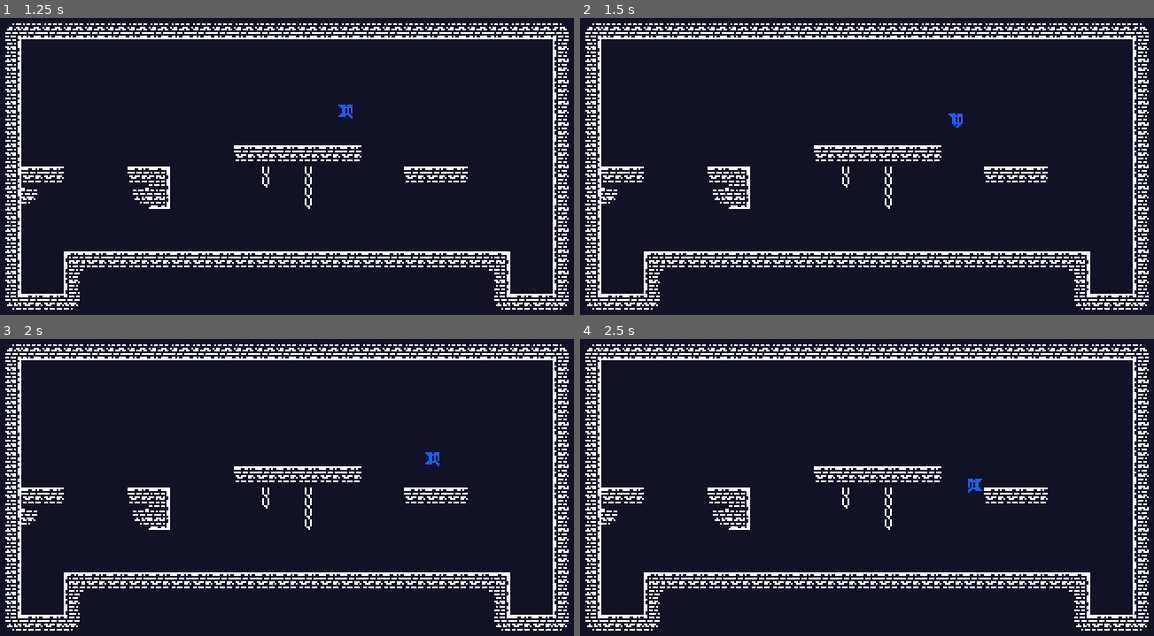
Above: before the commit, frames 1-4 (two rows, left to right).
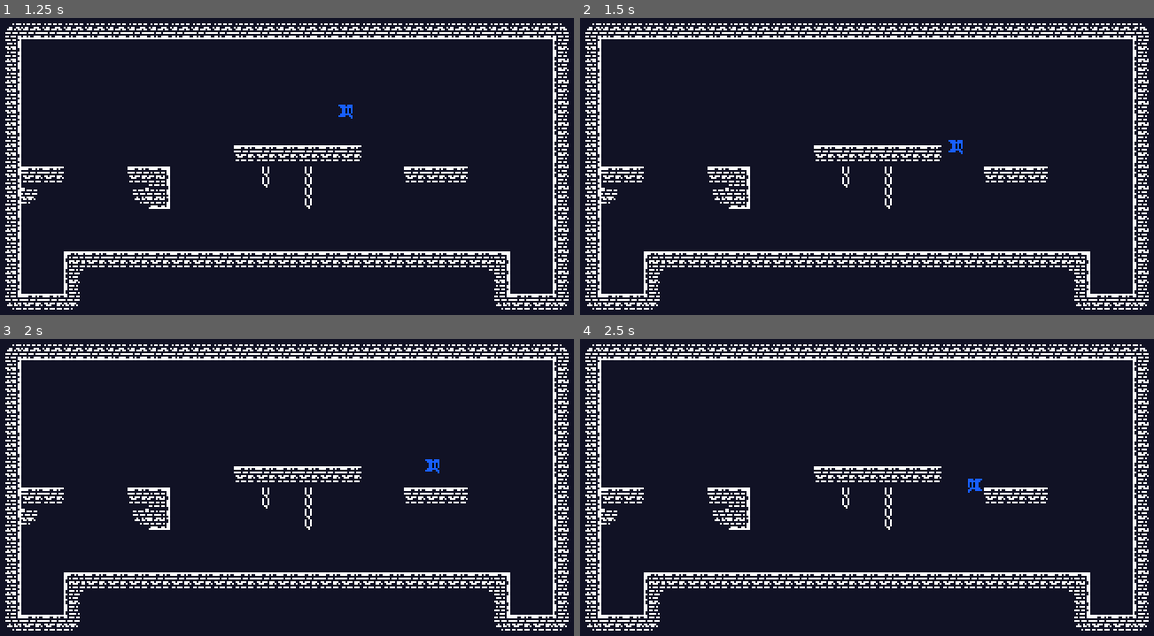
Above: after the commit, the same moments.

Repository: lcarvalhogs/godot-platformer
Game: Godot game, scene res://Game.tscn
The game is run twice, just before and just after one commit, with the same random seed, the same clock (stepped at 60 frames per second) and the same inputs.
Inputs:
- Up to frame 1 (1.25 s): hold Right (right) from 0.53 s (still down); hold Up (jump) from 0.53 s (still down)
- Up to frame 2 (1.5 s): keep holding Right (right); release Up (jump) at 1.28 s; tap Up (jump) at 1.35 s
- Up to frame 3 (2 s): keep holding Right (right); tap Up (jump) at 1.52, 1.82 s
- Up to frame 4 (2.5 s): release Right (right) at 2.03 s; hold Left (left) from 2.03 s (still down); hold Up (jump) from 2.03 s (still down)

Frame 1 is identical in both runs. In frame 2, 0.2% of the frame differs, in the area x 64-67%, y 32-46%; in frame 3, 0.1%; in frame 4, nothing differs.

Commit message:
Adds jump fall management.

Diff:
--- a/Player.gd
+++ b/Player.gd
@@ -4,6 +4,7 @@
 const GRAVITY = 800
 const JUMP_VELOCITY = -200
 const AIR_JUMP_MULTIPLIER: float = 0.75
+const COYOTE_TIME: float = 0.1
 
 @export var speed:int = 65
 @export var air_control:bool = true
@@ -11,6 +12,9 @@
 
 var state:= NORMAL
 var air_jumps: int = 0
+var jump_start_y: float = 0.0
+var fall_time: float = 0.0
+
 func _ready():
 	pass
 
@@ -20,19 +24,27 @@
 
 	match state:
 		NORMAL:
-			horizontal()
-			if Input.is_action_pressed("jump"):
-				air_jumps = max_air_jumps
-				state = JUMP
-				jump()
+			if !is_on_floor():
+				state = FALL
+				jump_start_y = global_position.y
+			else:
+				horizontal()
+				if Input.is_action_pressed("jump"):
+					air_jumps = max_air_jumps
+					state = JUMP
+					jump()
 		JUMP:
 			jump()
 			pass
 		FALL:
 			if is_on_floor():
 				state = LAND
-			pass
+			elif fall_time <= COYOTE_TIME:
+				air_jumps = max_air_jumps
+				jump()
+			fall_time += delta
 		LAND:
+			fall_time = 0
 			state = NORMAL
 			pass
 		DIE:
@@ -70,5 +82,6 @@
 			velocity.y = JUMP_VELOCITY * AIR_JUMP_MULTIPLIER
 
 		air_jumps -= 1
+		jump_start_y = global_position.y
 	if is_on_floor() and velocity.y >= 0:
 		state = LAND
